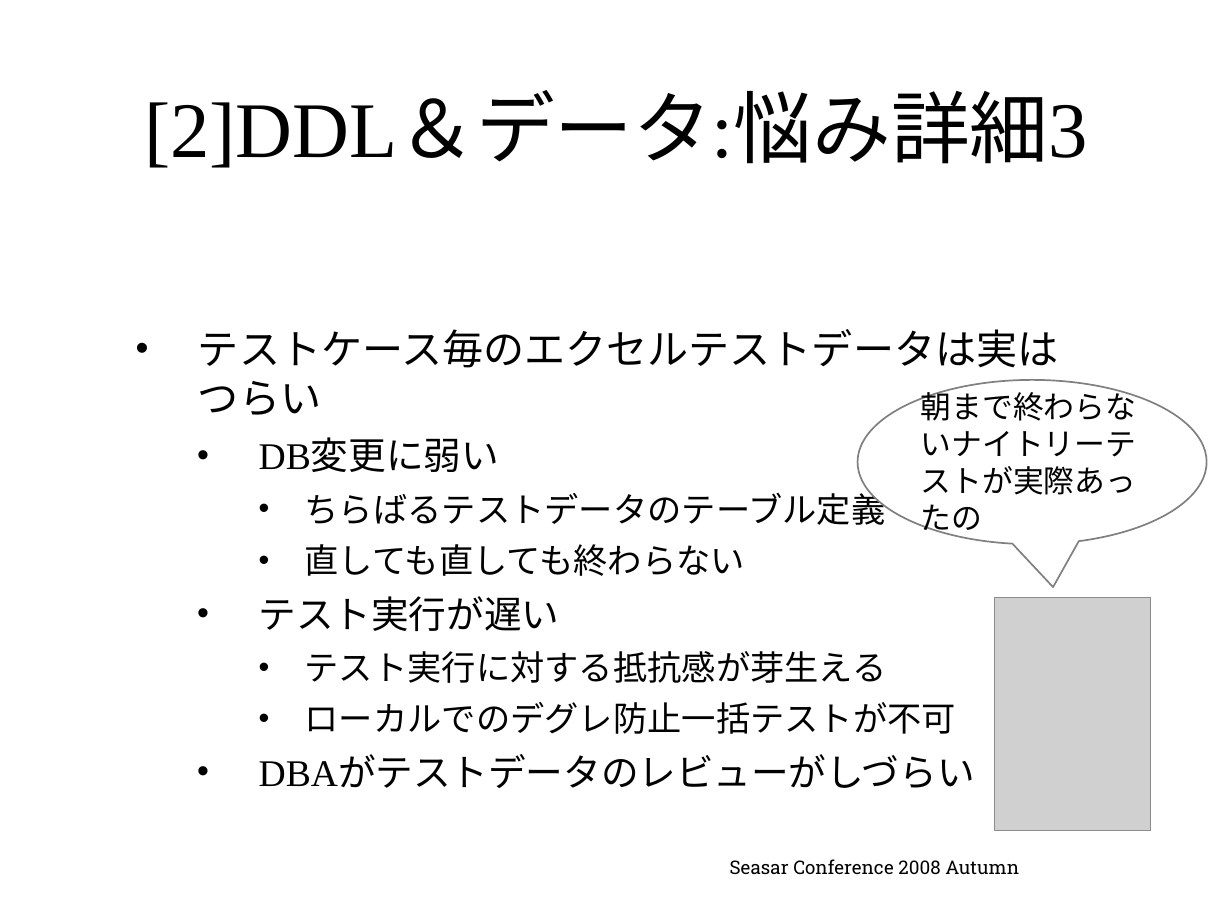
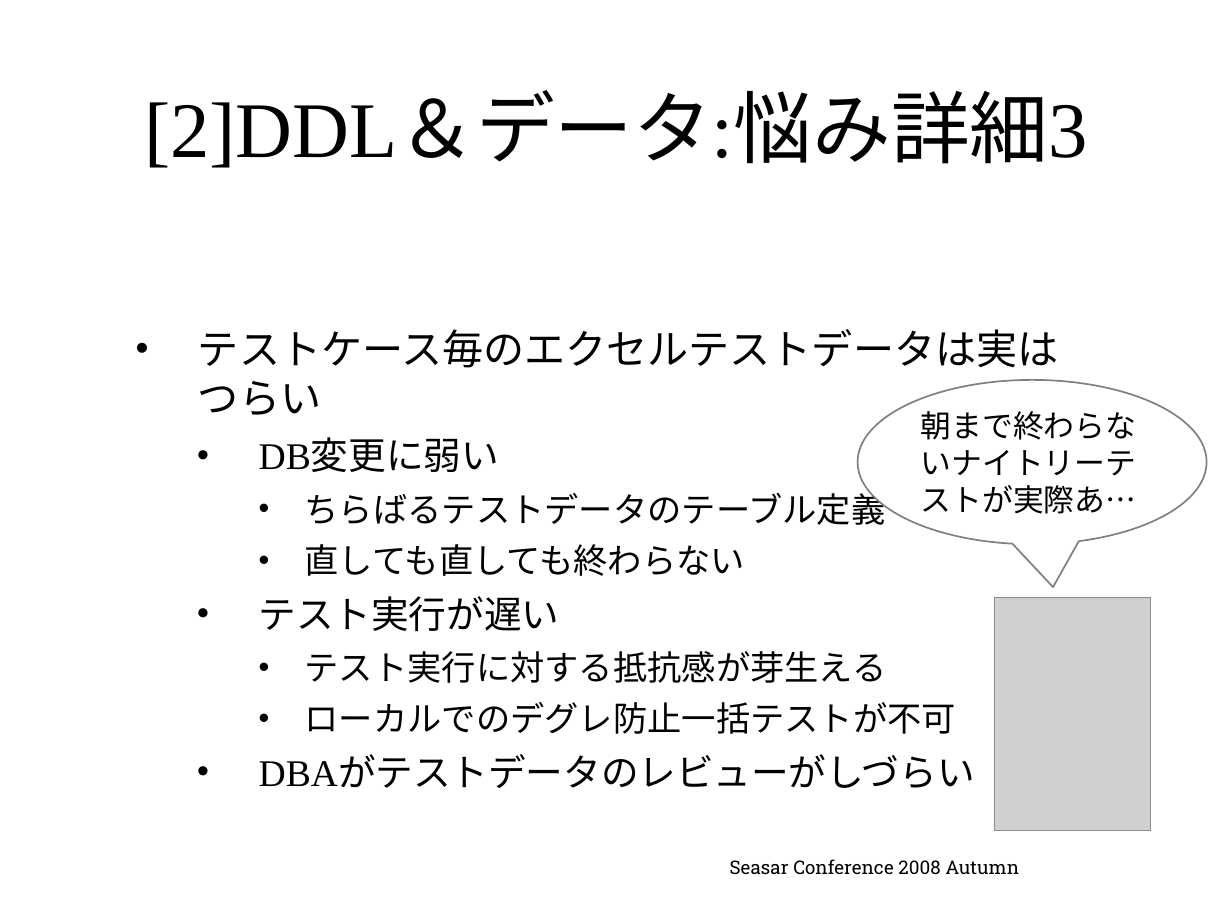
Before and after one commit to seasarorg/dbflute, a slide deck: slide 17 of dbflute/etc/doc/ref/session/resource/GenbaSolution2-sc2008autumn-dbflute.pptx. Drawn at 1232x924 pixels with LibreOffice and Linux fonts; fonts in the diff are those of the drawing; grey boxes stand for pictures; background and template pictures are left out. Boxes give left, top, right and bottom in pixels: in the first picture for what was removed or moved away, otherwise in the second. Text is boxed around its words. In the diff, an @@ line names an element or a change of style, - is before the commit and + after.

```diff
--- a/dbflute/etc/doc/ref/session/resource/GenbaSolution2-sc2008autumn-dbflute.pptx
+++ b/dbflute/etc/doc/ref/session/resource/GenbaSolution2-sc2008autumn-dbflute.pptx
@@ text in speech bubble at <box>921,411,1137,514</box>: text changed @@
-朝まで終わらないナイトリーテストが実際あったの
+朝まで終わらないナイトリーテストが実際あ…
```
Also in this commit, not shown: 12 other slides changed, 4 slides added.
